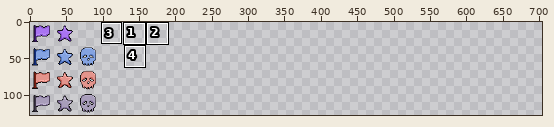
Two states of a sprite sheet, blobs-in-a-box/assets/tilemap/Objects.png. The first picture is a wide view before the edit; the outline marks the close-up.
Close-up. First the earlier version:
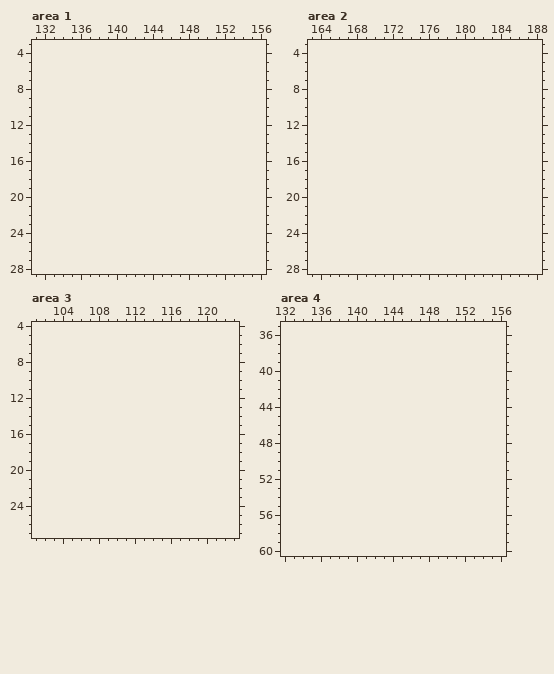
The file is 96x128 pixels. Shown: area 1: x 131..156, y 3..28; area 2: x 163..188, y 3..28; area 3: x 101..123, y 4..27; area 4: x 132..156, y 35..60. The old version is drawn lined up with the new one, on the new canvas. The commit also changed other parts of the picture, which this record leaves out.
Now the later version:
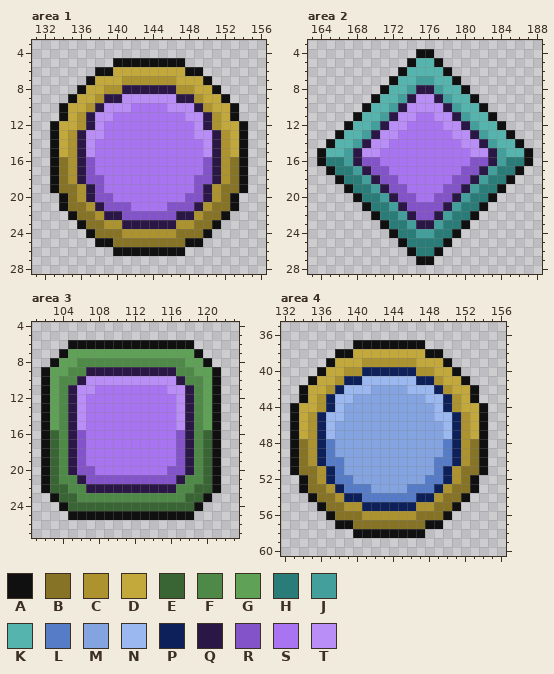
Palette (. is transparent): A #111011  B #877325  C #ac932f  D #c3a83c  E #386533  F #4e8947  G #5ea157  H #297c78  J #429f9b  K #56b4af  L #567bc7  M #84a3e1  N #9bb8f0  P #0d205a  Q #2a1745  R #8353c9  S #a974f2  T #ba8ef7
The edit:
canvas 96x128 -> 704x128
Area 1:
y 5: x 140..147 ........ -> AAAAAAAA
y 6: x 138..149 ............ -> AADDDDDDDDAA
y 7: x 137..150 .............. -> ADDDCCCCCCDDDA
y 8: x 136..151 ................ -> ADDCCQQQQQQCCDDA
y 9: x 135..152 .................. -> ADDCQQTTTTTTQQCDDA
y 10: x 134..153 .................... -> ADDCQTTTSSSSTTTQCDDA
y 11: x 134..153 .................... -> ADCQTTSSSSSSSSTTQCDA
y 12: x 133..154 ...................... -> ADDCQTSSSSSSSSSSTQCDDA
y 13: x 133..154 ...................... -> ADCQTTSSSSSSSSSSTTQCDA
y 14..15: x 133..154 ...................... -> ADCQTSSSSSSSSSSSSTQCDA
y 16..17: x 133..154 ...................... -> ABCQRSSSSSSSSSSSSRQCBA
y 18: x 133..154 ...................... -> ABCQRRSSSSSSSSSSRRQCBA
y 19: x 133..154 ...................... -> ABBCQRSSSSSSSSSSRQCBBA
y 20: x 134..153 .................... -> ABCQRRSSSSSSSSRRQCBA
y 21: x 134..153 .................... -> ABBCQRRRSSSSRRRQCBBA
y 22: x 135..152 .................. -> ABBCQQRRRRRRQQCBBA
y 23: x 136..151 ................ -> ABBCCQQQQQQCCBBA
y 24: x 137..150 .............. -> ABBBCCCCCCBBBA
y 25: x 138..149 ............ -> AABBBBBBBBAA
y 26: x 140..147 ........ -> AAAAAAAA
Area 2:
y 4: x 175..176 .. -> AA
y 5: x 174..177 .... -> AKKA
y 6: x 173..178 ...... -> AKKKKA
y 7: x 172..179 ........ -> AKKJJKKA
y 8: x 171..180 .......... -> AKKJQQJKKA
y 9: x 170..181 ............ -> AKKJQTTQJKKA
y 10: x 169..182 .............. -> AKKJQTTTTQJKKA
y 11: x 168..183 ................ -> AKKJQTTSSTTQJKKA
y 12: x 167..184 .................. -> AKKJQTTSSSSTTQJKKA
y 13: x 166..185 .................... -> AKKJQTTSSSSSSTTQJKKA
y 14: x 165..186 ...................... -> AKKJQTTSSSSSSSSTTQJKKA
y 15: x 164..187 ........................ -> AKKJQTTSSSSSSSSSSTTQJKKA
y 16: x 164..187 ........................ -> AHHJQRRSSSSSSSSSSRRQJHHA
y 17: x 165..186 ...................... -> AHHJQRRSSSSSSSSRRQJHHA
y 18: x 166..185 .................... -> AHHJQRRSSSSSSRRQJHHA
y 19: x 167..184 .................. -> AHHJQRRSSSSRRQJHHA
y 20: x 168..183 ................ -> AHHJQRRSSRRQJHHA
y 21: x 169..182 .............. -> AHHJQRRRRQJHHA
y 22: x 170..181 ............ -> AHHJQRRQJHHA
y 23: x 171..180 .......... -> AHHJQQJHHA
y 24: x 172..179 ........ -> AHHJJHHA
y 25: x 173..178 ...... -> AHHHHA
y 26: x 174..177 .... -> AHHA
y 27: x 175..176 .. -> AA
Area 3:
y 6: x 105..118 .............. -> AAAAAAAAAAAAAA
y 7: x 104..119 ................ -> AGGGGGGGGGGGGGGA
y 8: x 103..120 .................. -> AGGFFFFFFFFFFFFGGA
y 9: x 102..121 .................... -> AGGFFQQQQQQQQQQFFGGA
y 10: x 102..121 .................... -> AGFFQTTTTTTTTTTQFFGA
y 11: x 102..121 .................... -> AGFQTTSSSSSSSSTTQFGA
y 12..15: x 102..121 .................... -> AGFQTSSSSSSSSSSTQFGA
y 16..19: x 102..121 .................... -> AEFQRSSSSSSSSSSRQFEA
y 20: x 102..121 .................... -> AEFQRRSSSSSSSSRRQFEA
y 21: x 102..121 .................... -> AEFFQRRRRRRRRRRQFFEA
y 22: x 102..121 .................... -> AEEFFQQQQQQQQQQFFEEA
y 23: x 103..120 .................. -> AEEFFFFFFFFFFFFEEA
y 24: x 104..119 ................ -> AEEEEEEEEEEEEEEA
y 25: x 105..118 .............. -> AAAAAAAAAAAAAA
Area 4:
y 37: x 140..147 ........ -> AAAAAAAA
y 38: x 138..149 ............ -> AADDDDDDDDAA
y 39: x 137..150 .............. -> ADDDCCCCCCDDDA
y 40: x 136..151 ................ -> ADDCCPPPPPPCCDDA
y 41: x 135..152 .................. -> ADDCPPNNNNNNPPCDDA
y 42: x 134..153 .................... -> ADDCPNNNMMMMNNNPCDDA
y 43: x 134..153 .................... -> ADCPNNMMMMMMMMNNPCDA
y 44: x 133..154 ...................... -> ADDCPNMMMMMMMMMMNPCDDA
y 45: x 133..154 ...................... -> ADCPNNMMMMMMMMMMNNPCDA
y 46..47: x 133..154 ...................... -> ADCPNMMMMMMMMMMMMNPCDA
y 48..49: x 133..154 ...................... -> ABCPLMMMMMMMMMMMMLPCBA
y 50: x 133..154 ...................... -> ABCPLLMMMMMMMMMMLLPCBA
y 51: x 133..154 ...................... -> ABBCPLMMMMMMMMMMLPCBBA
y 52: x 134..153 .................... -> ABCPLLMMMMMMMMLLPCBA
y 53: x 134..153 .................... -> ABBCPLLLMMMMLLLPCBBA
y 54: x 135..152 .................. -> ABBCPPLLLLLLPPCBBA
y 55: x 136..151 ................ -> ABBCCPPPPPPCCBBA
y 56: x 137..150 .............. -> ABBBCCCCCCBBBA
y 57: x 138..149 ............ -> AABBBBBBBBAA
y 58: x 140..147 ........ -> AAAAAAAA
